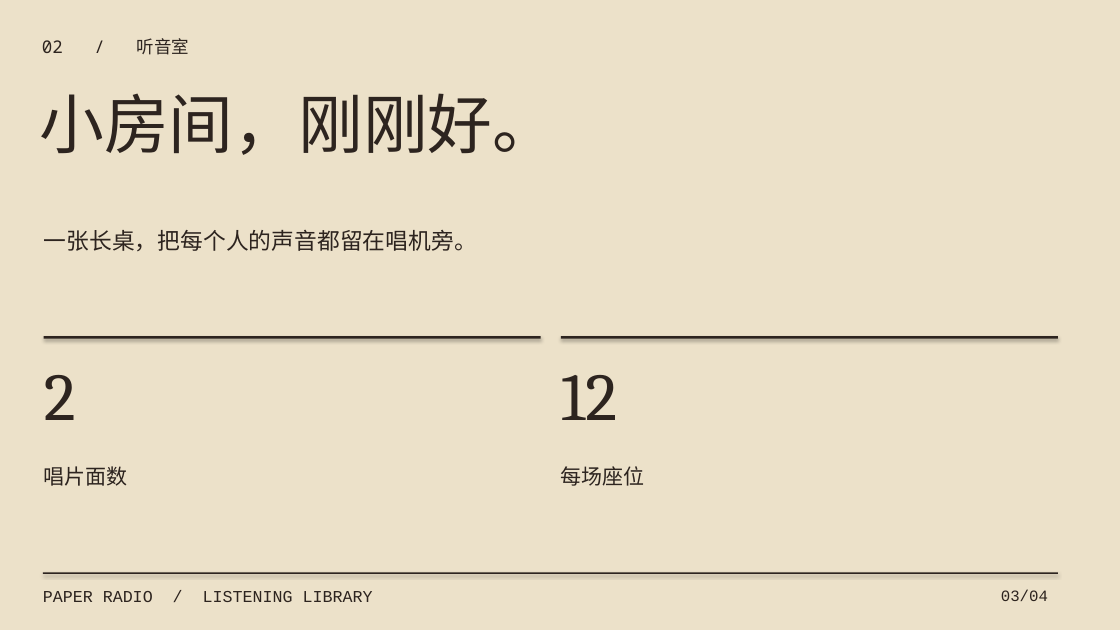
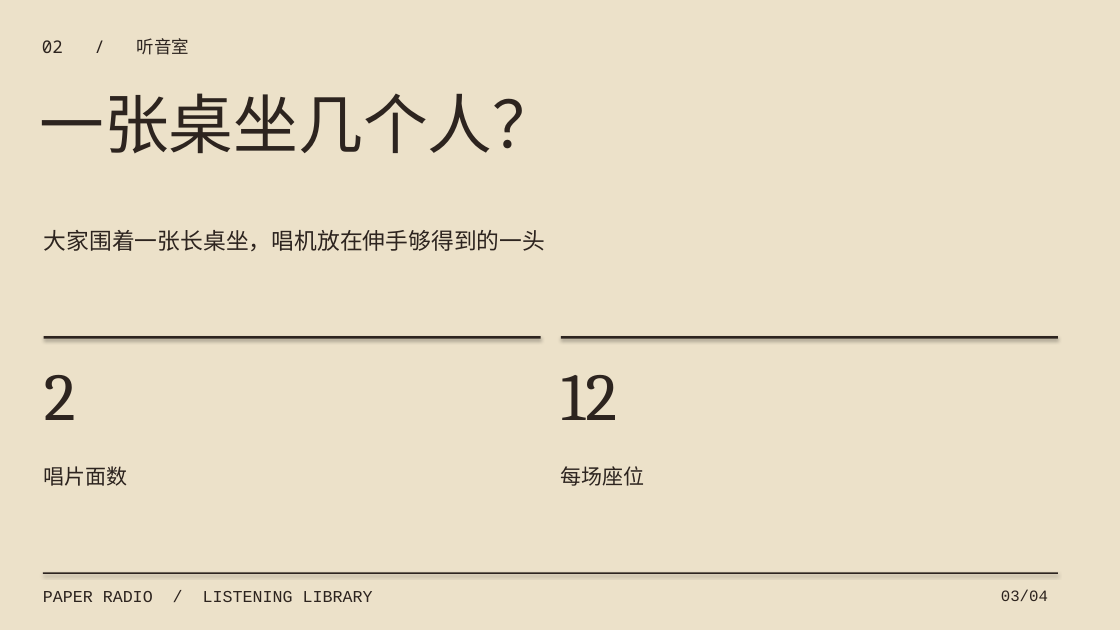
Before and after one commit to joeymilano/joey-design, a slide deck: slide 3 of docs/paper-radio-deck-zh.pptx. Drawn at 1120x630 pixels with LibreOffice and Linux fonts; fonts in the diff are those of the drawing. Boxes give left, top, right and bottom in pixels: in the first picture for what was removed or moved away, otherwise in the second. Text is boxed around its words. In the diff, an @@ line names an element or a change of style, - is before the commit and + after.

```diff
--- a/docs/paper-radio-deck-zh.pptx
+++ b/docs/paper-radio-deck-zh.pptx
@@ text at [39, 93, 557, 153]: text changed @@
-小房间，刚刚好。
+一张桌坐几个人？
@@ text at [44, 230, 546, 251]: text changed @@
-一张长桌，把每个人的声音都留在唱机旁。
+大家围着一张长桌坐，唱机放在伸手够得到的一头
```
Also in this commit, not shown: 3 other slides changed, 22 other files.
